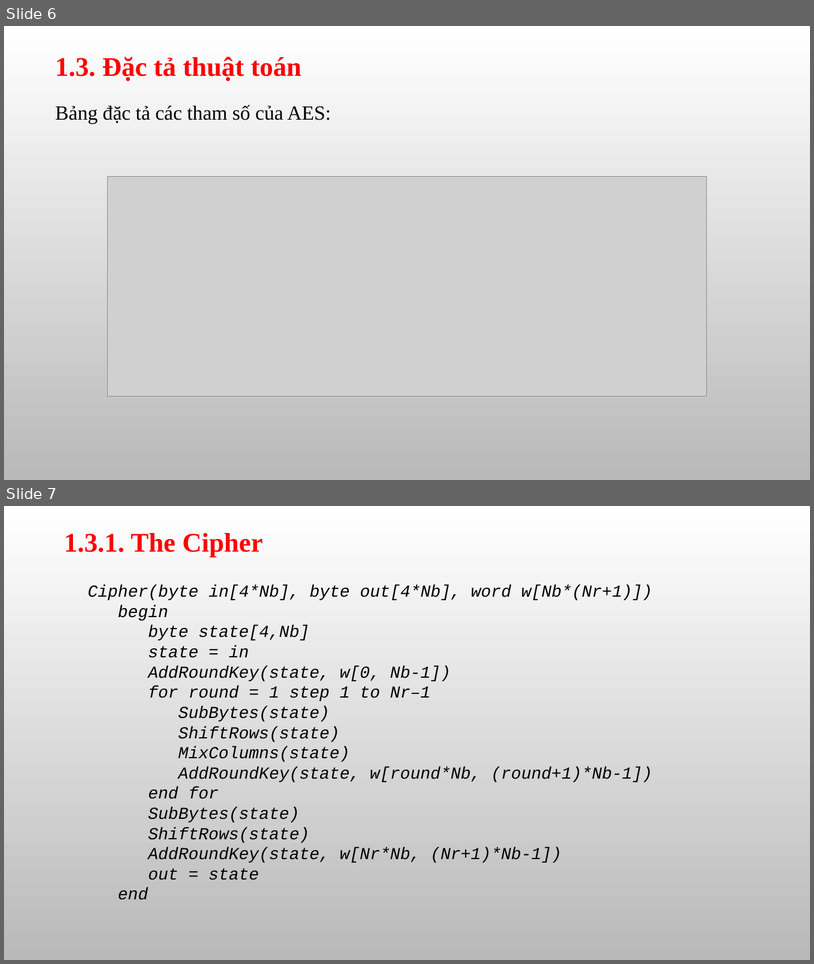
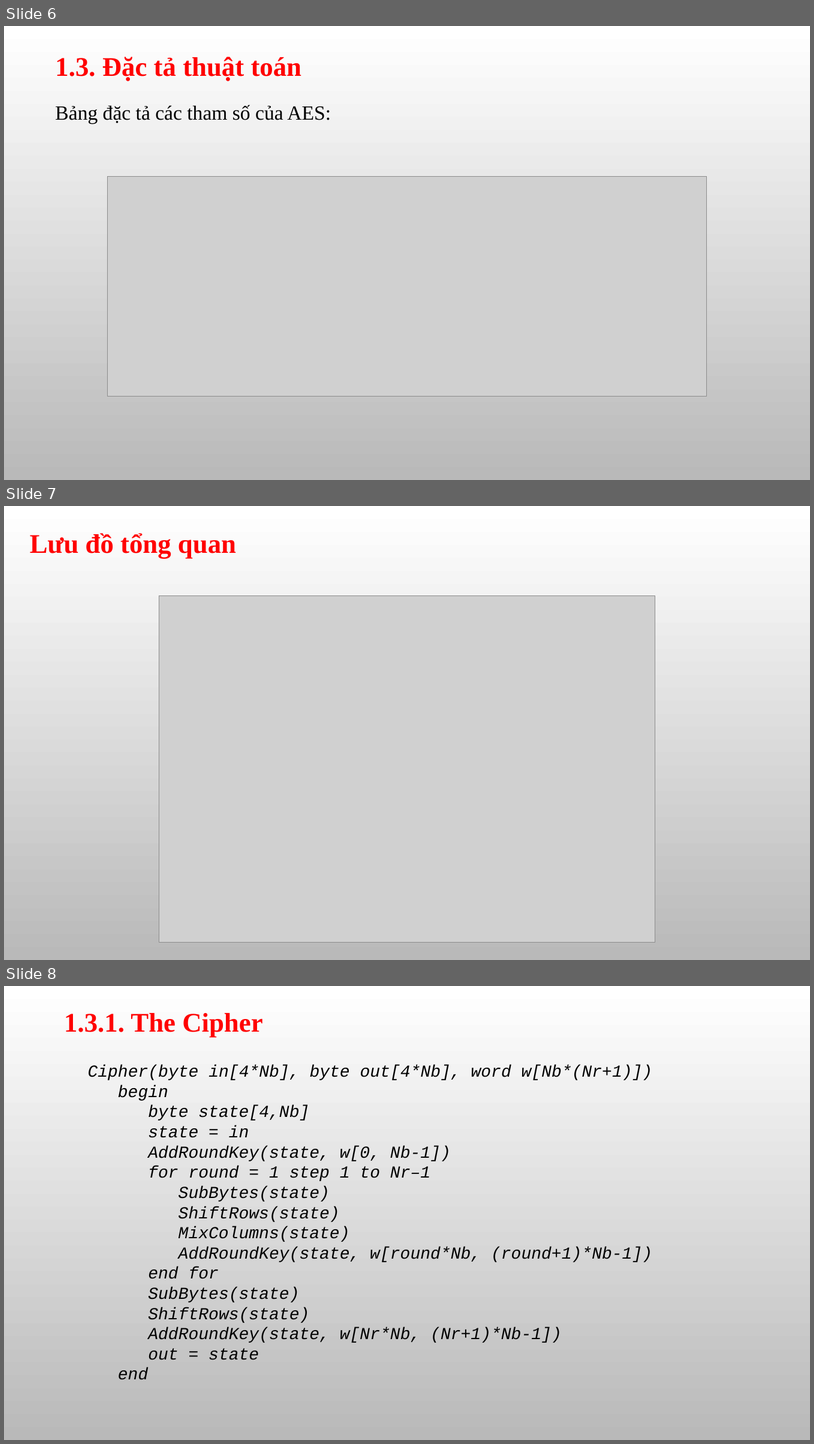
Before and after one commit to hoangtu041997/PM-Final, a slide deck: Slide.pptx. Shown one above the other, each under a label of ours: slides 6 and 7 before the commit, slides 6, 7 and 8 after it. The pictures are 814x964 and 814x1444 pixels, drawn with LibreOffice and Linux fonts; fonts in the diff are those of the drawing; grey boxes stand for pictures; background and template pictures are left out. Boxes give left, top, right and bottom in pixels: in the first picture for what was removed or moved away, otherwise in the second. Text is boxed around its words. In the diff, an @@ line names an element or a change of style, - is before the commit and + after.

```diff
--- a/Slide.pptx
+++ b/Slide.pptx
@@ slide 7 added at [4,506,810,960], background picture (left out) @@
@@ text added at [30,533,236,559], 32 pt, text #FF0000, bold @@
+Lưu đồ tổng quan
@@ picture added at [159,596,656,942] @@
@@ what was slide 7 is now slide 8 @@
```
Also in this commit, not shown: 4 slides changed.
